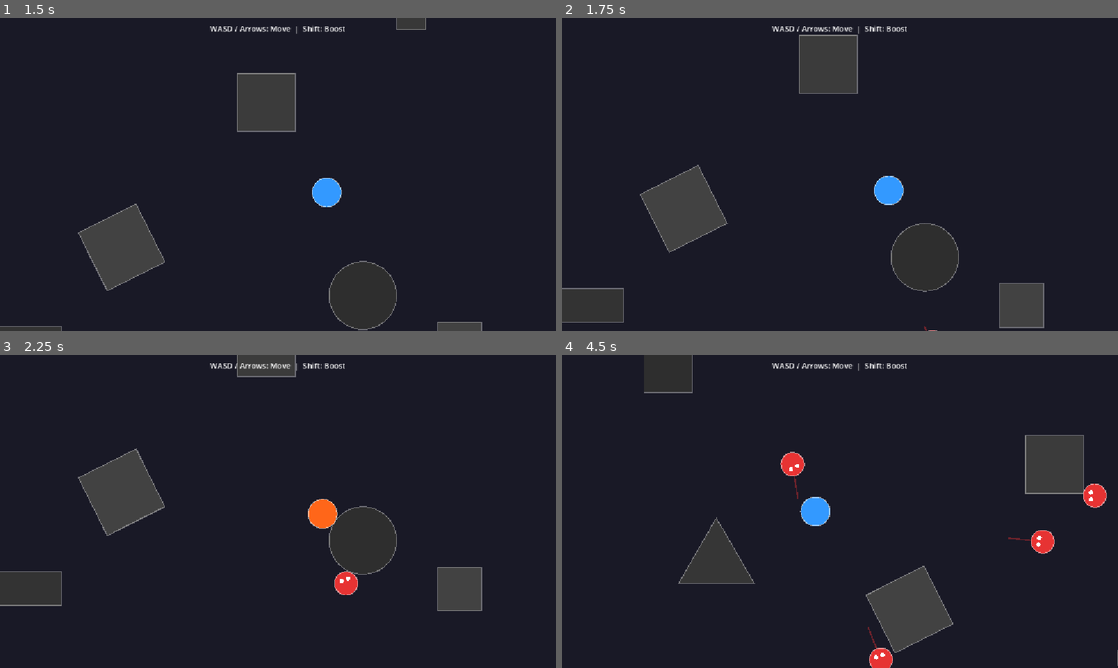
Above: before the commit, frames 1-4 (two rows, left to right).
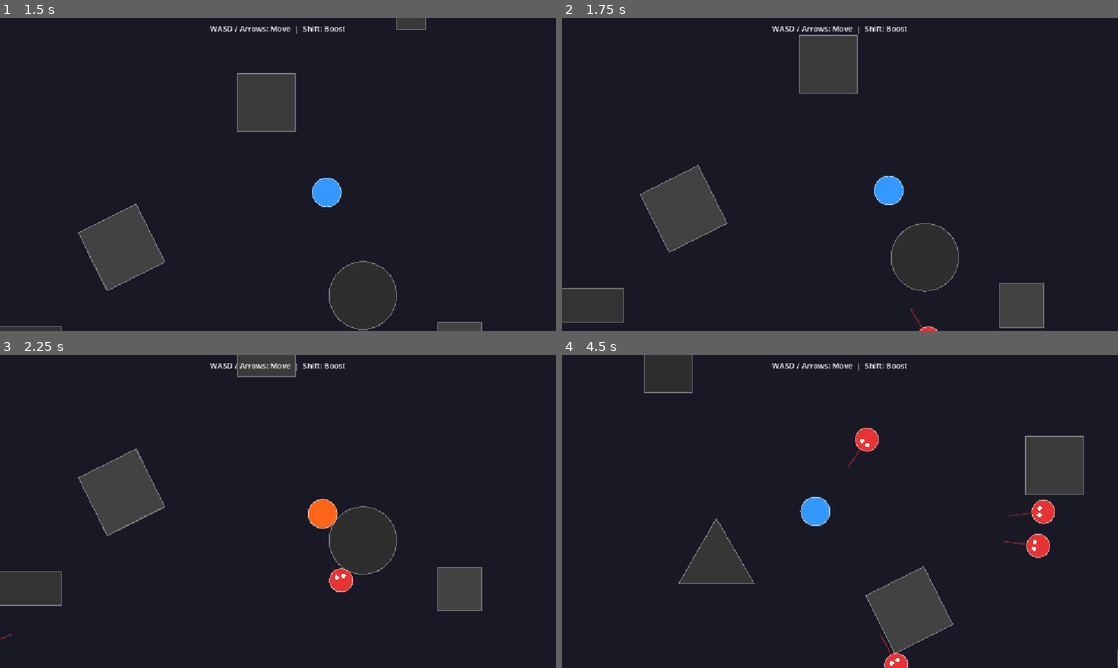
Above: after the commit, the same moments.

Repository: htoopyaelinn56/demo-godot
Game: Godot game, scene res://scenes/main.tscn
Same seed, same stepped clock (60 frames per second), same inputs: the game is played once before the commit and once after it.
Inputs:
- Up to frame 1 (1.5 s): tap Enter at 0.5 s; hold Right (ui_right) 0.53-1.28 s; hold Shift 0.53-1.28 s; hold Down (ui_down) from 1.28 s (still down); tap Shift at 1.35 s
- Up to frame 2 (1.75 s): keep holding Down (ui_down)
- Up to frame 3 (2.25 s): release Down (ui_down) at 2.03 s; hold Right (ui_right) from 2.03 s (still down); hold Shift from 2.03 s (still down)
- Up to frame 4 (4.5 s): release Right (ui_right) at 2.78 s; release Shift at 2.78 s; hold Up (ui_up) 2.78-3.53 s; tap Shift at 2.85, 4.35 s; hold Shift 3.53-4.28 s; hold Left (ui_left) from 3.53 s (still down)

Frame 1 is identical in both runs. In frame 2, less than 0.1% of the frame differs, in the area x 62-68%, y 92-100%; in frame 3, 0.2%; in frame 4, 2.1%, in the area x 14-98%, y 0-100%.

Commit message:
Adapt navigation and colliders for Godot 4
Update navigation and collision code to match Godot 4 APIs and clean up small warnings. Scenes (main.tscn, enemy.tscn) add/normalize resource UIDs and register a NavigationPolygon subresource. scripts/nav_region.gd now builds source geometry via NavigationMeshSourceGeometryData2D and calls NavigationServer2D.bake_from_source_geometry_data instead of manually composing outlines. scripts/obstacles.gd reorganizes collider creation per shape (uses CollisionPolygon2D for polygon obstacles). scripts/player.gd renames the unused physics parameter to _delta to silence warnings.

Diff:
--- a/scenes/enemy.tscn
+++ b/scenes/enemy.tscn
@@ -1,6 +1,6 @@
-[gd_scene format=3]
+[gd_scene format=3 uid="uid://bu3bxjsbnfwo0"]
 
-[ext_resource type="Script" path="res://scripts/enemy.gd" id="1_7p1mj"]
+[ext_resource type="Script" uid="uid://25025pqaug6r" path="res://scripts/enemy.gd" id="1_7p1mj"]
 [ext_resource type="Shape2D" path="res://resources/enemy_shape.tres" id="2_md0e3"]
 
 [node name="root" type="CharacterBody2D" unique_id=1196146178]
--- a/scenes/main.tscn
+++ b/scenes/main.tscn
@@ -7,6 +7,8 @@
 
 [sub_resource type="CircleShape2D" id="CircleShape2D_player"]
 radius = 30.0
+
+[sub_resource type="NavigationPolygon" id="NavigationPolygon_1"]
 
 [node name="Main" type="Node2D" unique_id=1143219108]
 script = ExtResource("1_jyhfs")
@@ -57,4 +59,5 @@
 horizontal_alignment = 1
 
 [node name="Navigation" type="NavigationRegion2D" parent="." unique_id=343039817]
+navigation_polygon = SubResource("NavigationPolygon_1")
 script = ExtResource("3_sugp2")
--- a/scripts/nav_region.gd
+++ b/scripts/nav_region.gd
@@ -11,7 +11,8 @@
 		return
 
 	var poly := NavigationPolygon.new()
-	poly.add_outline(PackedVector2Array([
+	var source_geometry := NavigationMeshSourceGeometryData2D.new()
+	source_geometry.add_traversable_outline(PackedVector2Array([
 		Vector2(MARGIN, MARGIN),
 		Vector2(WORLD_SIZE.x - MARGIN, MARGIN),
 		Vector2(WORLD_SIZE.x - MARGIN, WORLD_SIZE.y - MARGIN),
@@ -21,10 +22,9 @@
 	for obs in _obstacles:
 		var outline := _obstacle_outline(obs)
 		if outline.size() >= 3:
-			outline.reverse()
-			poly.add_outline(outline)
+			source_geometry.add_obstruction_outline(outline)
 
-	poly.make_polygons_from_outlines()
+	NavigationServer2D.bake_from_source_geometry_data(poly, source_geometry)
 	navigation_polygon = poly
 
 func _obstacle_outline(obs: Dictionary) -> PackedVector2Array:
--- a/scripts/obstacles.gd
+++ b/scripts/obstacles.gd
@@ -59,18 +59,20 @@
 		var body := StaticBody2D.new()
 		body.position = obs["pos"]
 		add_child(body)
-		var col := CollisionShape2D.new()
-		body.add_child(col)
 		match obs["type"]:
 			"rect":
+				var col := CollisionShape2D.new()
 				var shape := RectangleShape2D.new()
 				shape.size = obs["size"]
 				col.shape = shape
+				body.add_child(col)
 			"circle":
+				var col := CollisionShape2D.new()
 				var shape := CircleShape2D.new()
 				shape.radius = obs["radius"]
 				col.shape = shape
+				body.add_child(col)
 			"polygon":
-				var shape := ConvexPolygonShape2D.new()
-				shape.points = PackedVector2Array(obs["points"])
-				col.shape = shape
+				var col := CollisionPolygon2D.new()
+				col.polygon = PackedVector2Array(obs["points"])
+				body.add_child(col)
--- a/scripts/player.gd
+++ b/scripts/player.gd
@@ -17,7 +17,7 @@
 	draw_circle(Vector2.ZERO, RADIUS, color)
 	draw_arc(Vector2.ZERO, RADIUS, 0.0, TAU, 64, OUTLINE_COLOR, 2.0)
 
-func _physics_process(delta: float) -> void:
+func _physics_process(_delta: float) -> void:
 	if Engine.is_editor_hint():
 		return
 
